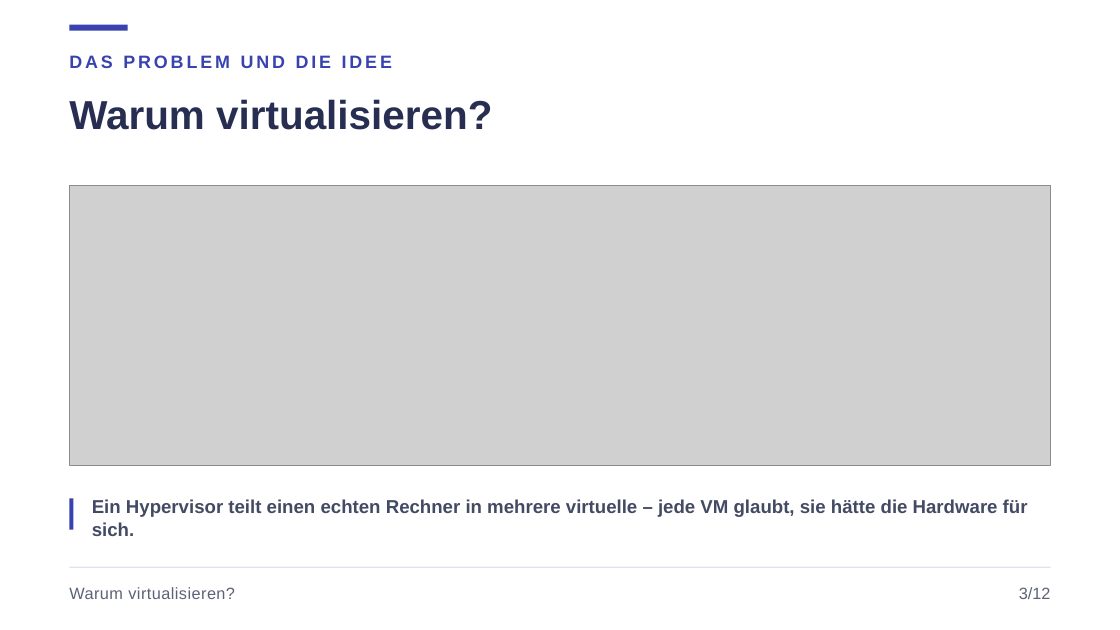
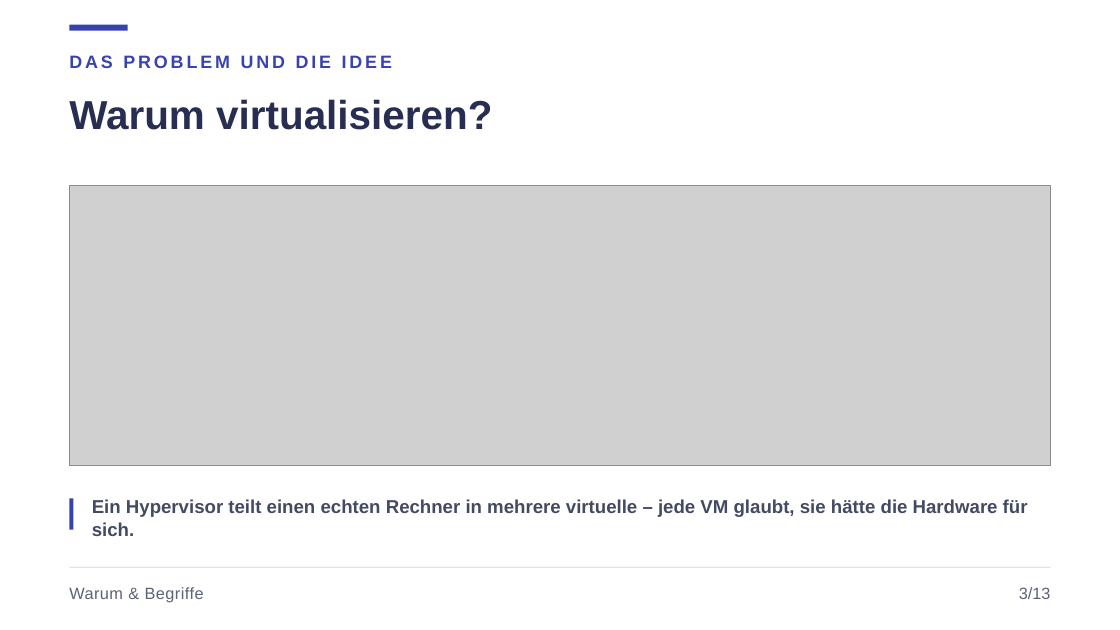
Before and after one commit to JacobMenge/kurs-unterlagen, a slide deck: slide 5 of folien/04-virtualisierung.pptx. Drawn at 1120x630 pixels with LibreOffice and Linux fonts; fonts in the diff are those of the drawing; grey boxes stand for pictures. Boxes give left, top, right and bottom in pixels: in the first picture for what was removed or moved away, otherwise in the second. Text is boxed around its words. In the diff, an @@ line names an element or a change of style, - is before the commit and + after.

```diff
--- a/folien/04-virtualisierung.pptx
+++ b/folien/04-virtualisierung.pptx
@@ text at (x1=69, y1=587, x2=204, y2=603): text changed @@
-Warum virtualisieren?
+Warum & Begriffe
@@ text at (x1=1019, y1=587, x2=1051, y2=599): text changed @@
-3/12
+3/13
```
Also in this commit, not shown: 8 other slides changed, 8 slides added, 7 slides removed, 6 other files.
